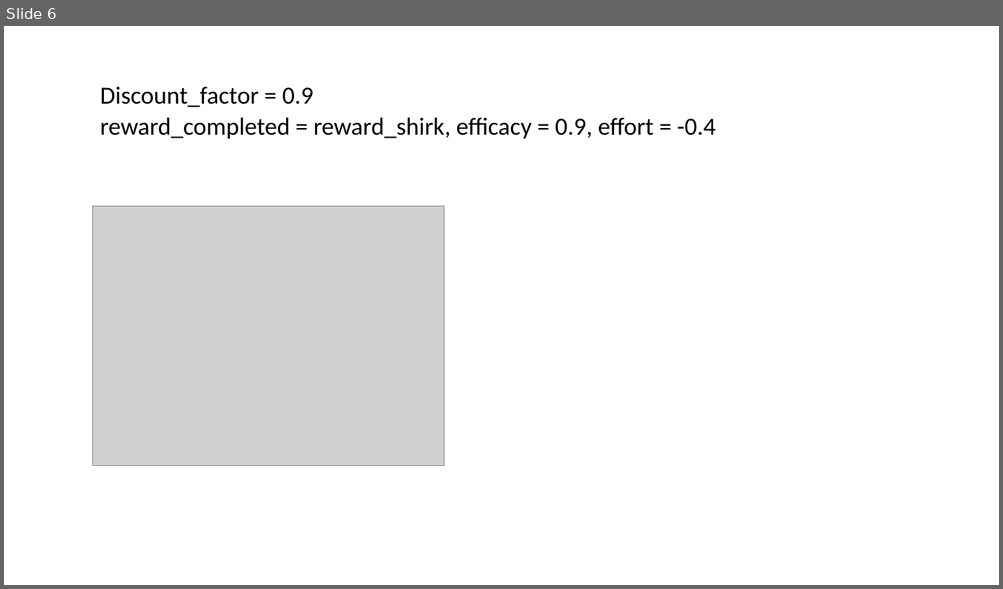
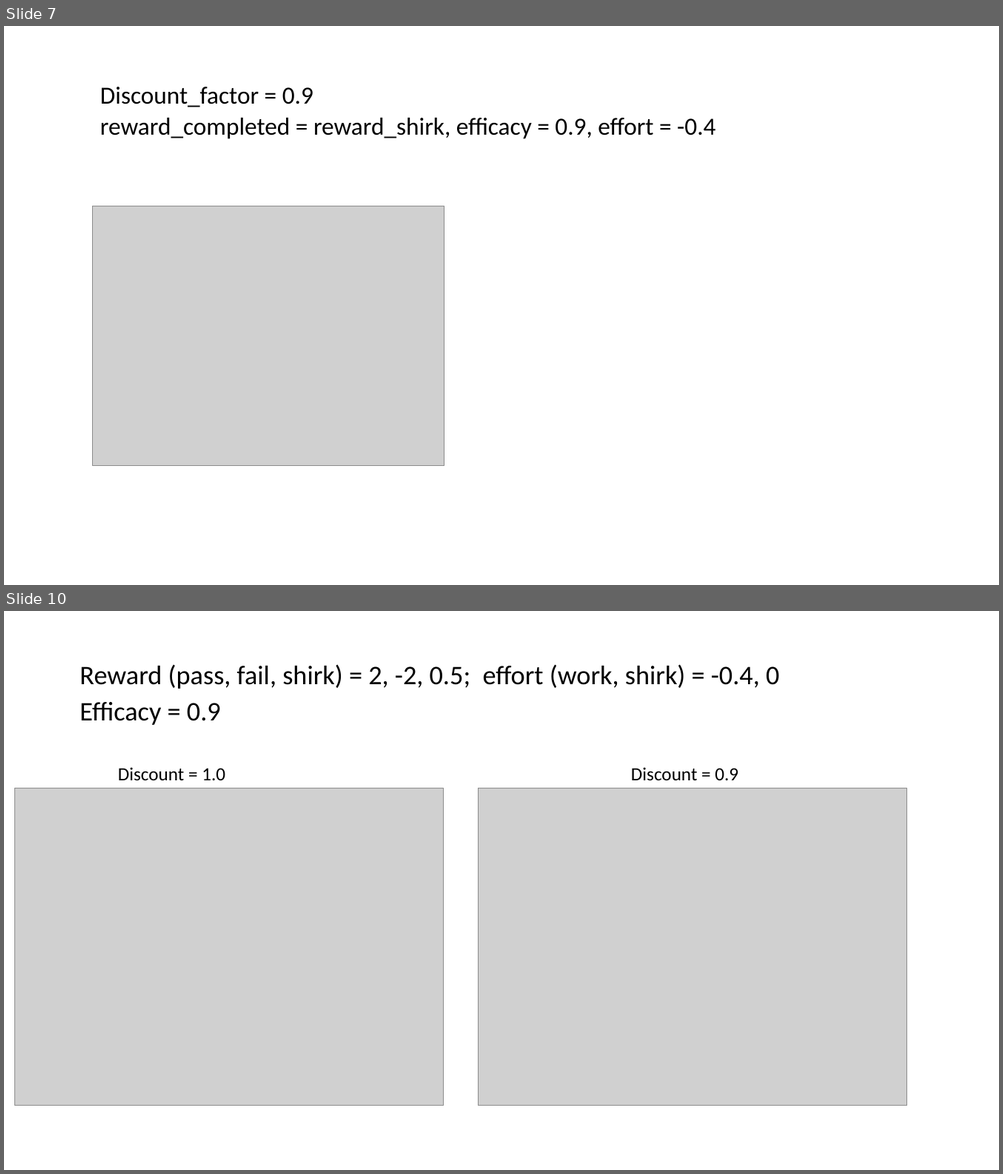
Before and after one commit to awebb-nz/procrastination_code, a slide deck: results and plots/Presentation1.pptx. Shown one above the other, each under a label of ours: slide 6 before the commit, slides 7 and 10 after it; the slides between them are not shown. The pictures are 1003x589 and 1003x1174 pixels, drawn with LibreOffice and Linux fonts; fonts in the diff are those of the drawing; grey boxes stand for pictures. Boxes give left, top, right and bottom in pixels: in the first picture for what was removed or moved away, otherwise in the second. Text is boxed around its words. In the diff, an @@ line names an element or a change of style, - is before the commit and + after.

```diff
--- a/results and plots/Presentation1.pptx
+++ b/results and plots/Presentation1.pptx
@@ slide 10 added at (4,611,999,1170), background #FFFFFF @@
@@ text added at (79,664,779,725), 25.9 pt, text #000000 @@
+Reward (pass, fail, shirk) = 2, -2, 0.5; effort (work, shirk) = -0.4, 0
+Efficacy = 0.9
@@ text added at (118,767,225,781), 18 pt, text #000000 @@
+Discount = 1.0
@@ text added at (631,767,738,781), 18 pt, text #000000 @@
+Discount = 0.9
@@ picture added at (14,789,444,1105) @@
@@ picture added at (478,789,907,1105) @@
@@ what was slide 6 is now slide 7 @@
```
Also in this commit, not shown: 4 other slides added, 1 other file.
